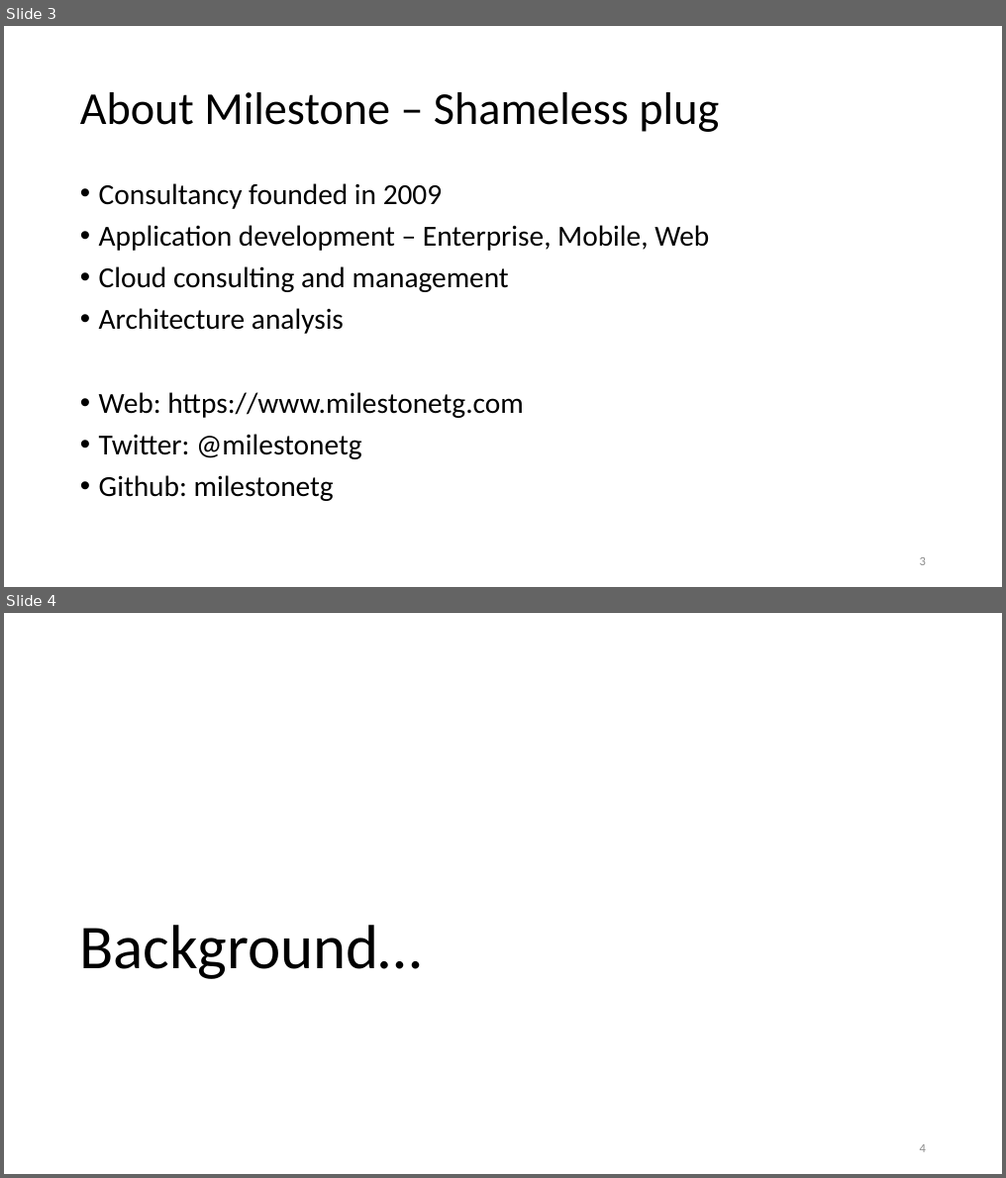
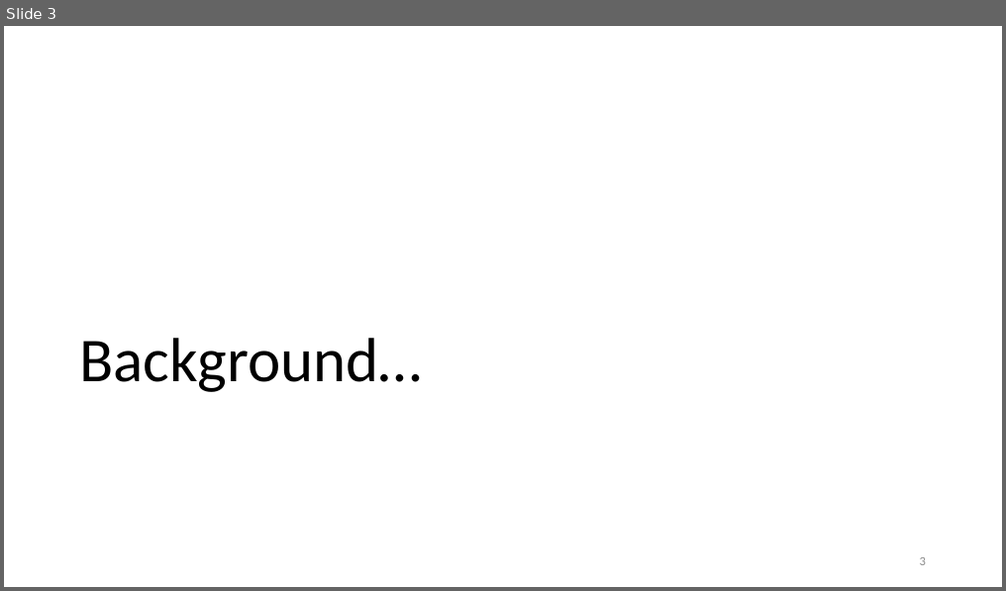
Before and after one commit to jpenniman/java-ms-training, a slide deck: slide-decks/microservices-RI.pptx. Shown one above the other, each under a label of ours: slides 3 and 4 before the commit, slide 3 after it. The pictures are 1006x1178 and 1006x591 pixels, drawn with LibreOffice and Linux fonts; fonts in the diff are those of the drawing; background and template pictures are left out. Boxes give left, top, right and bottom in pixels: in the first picture for what was removed or moved away, otherwise in the second. Text is boxed around its words. In the diff, an @@ line names an element or a change of style, - is before the commit and + after.

```diff
--- a/slide-decks/microservices-RI.pptx
+++ b/slide-decks/microservices-RI.pptx
@@ slide 3 removed at (4,26,1002,587), background #FFFFFF @@
@@ title removed at (80,92,719,132) @@
-About Milestone – Shameless plug
@@ text removed at (99,183,709,501) @@
-• Consultancy founded in 2009
-• Application development – Enterprise, Mobile, Web
-• Cloud consulting and management
-• Architecture analysis
-• Web: https://www.milestonetg.com
-• Twitter: @milestonetg
-• Github: milestonetg
@@ page number removed at (920,558,926,566) @@
-3
@@ what was slide 4 is now slide 3 @@
@@ page number at (920,558,926,566): text changed @@
-4
+3
```
Also in this commit, not shown: 7 slides changed, 1 slide added.
